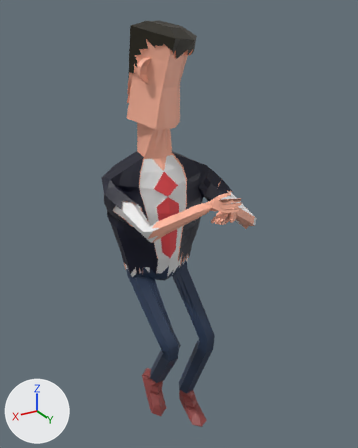
One commit to the FBX model Zombie/Assets/Character/Prefab/Character.fbx: the scene before it, then after it.
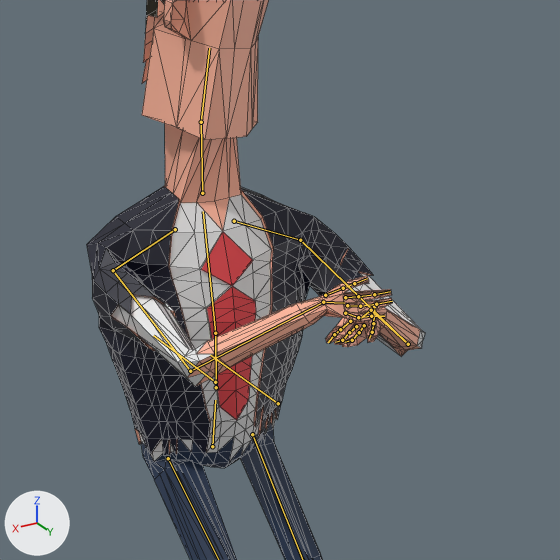
Old and new are each drawn whole from a 50 mm lens placed at (3.95, 7.23, 8.45), pointed at (-0.22, 0.27, 4.97) and again close up on the part from 17% to 89% of the width and 15% to 72% of the height. The lights are fixed; the arrows at lower left show +X, +Y and +Z. Both versions are drawn at frame 2 of the action 'ArmatureBody|BodyRunningForwardsRightWithGun'; the numbers are the values there. The bones that bend it are drawn over the model as lines in the close-ups. The close-ups show mesh edges as thin lines.

The first close-up shows 'Character'.
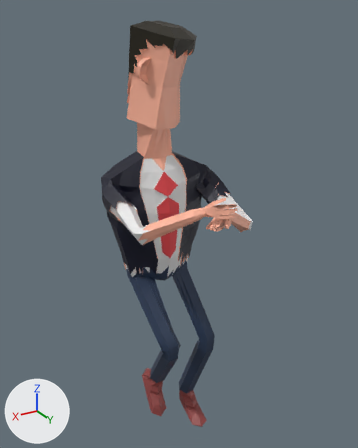
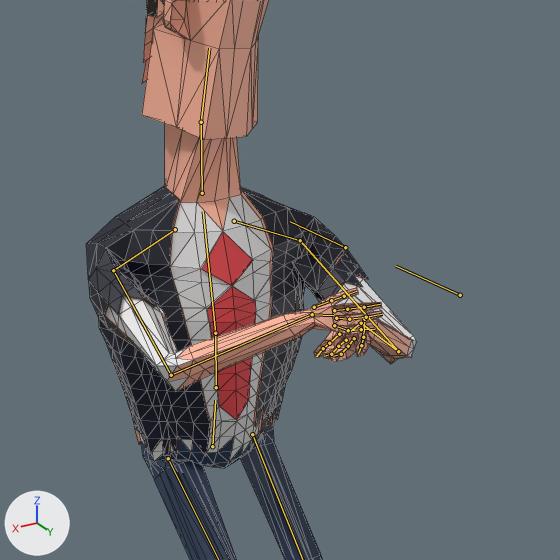
Changed parts and their boxes [x1, y1, x2, y2] in the close-ups (560 x 560 px):
'Character', posed
    before: [87, 0, 425, 560]
    after: [86, 0, 416, 560]
bone 'Upperarm.L', root to tip
    before: (300, 240) to (408, 344)
    after: (300, 240) to (398, 351)
bone 'Lowerarm.L', root to tip
    before: (408, 344) to (371, 310)
    after: (398, 351) to (361, 323)
bone 'Upperarm.R', root to tip
    before: (113, 270) to (190, 371)
    after: (113, 270) to (171, 375)
bone 'Hand.R', root to tip
    before: (323, 302) to (344, 303)
    after: (312, 314) to (333, 315)

The change in detail:
Bone 'Upperarm.L' (bone_upperarm_l) turns from (-25, -21, -35) to (-29, -22, -44) degrees about its own x, y and z.
Bone 'Lowerarm.L' (bone_lowerarm_l) turns from (-18, -50, -93) to (-18, -47, -82) degrees about its own x, y and z.
Bone 'Upperarm.R' (bone_upperarm_r) turns from (-22, 3, 89) to (-19, 3, 82) degrees about its own x, y and z.
Bone 'Hand.R' (bone_hand_r) turns from (31, 58, 2) to (25, 57, 5) degrees about its own x, y and z.
Bone 'ElbowIK.L' (bone_elbowik_l) moves from (3.99, 0.0, -7.56) to (0.0, 0.0, 0.0).
